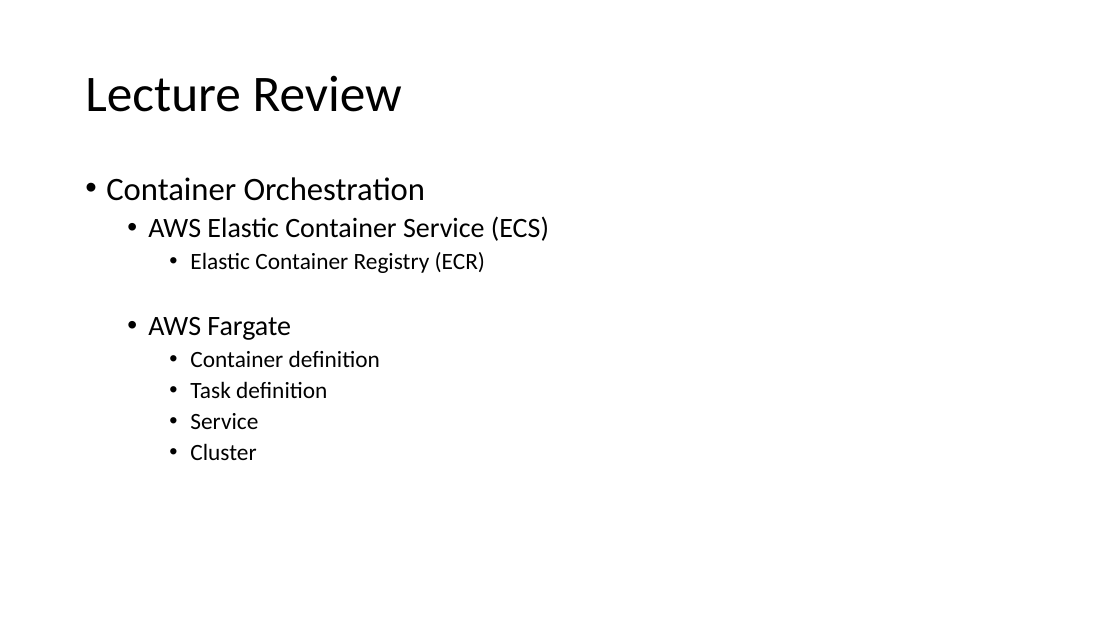
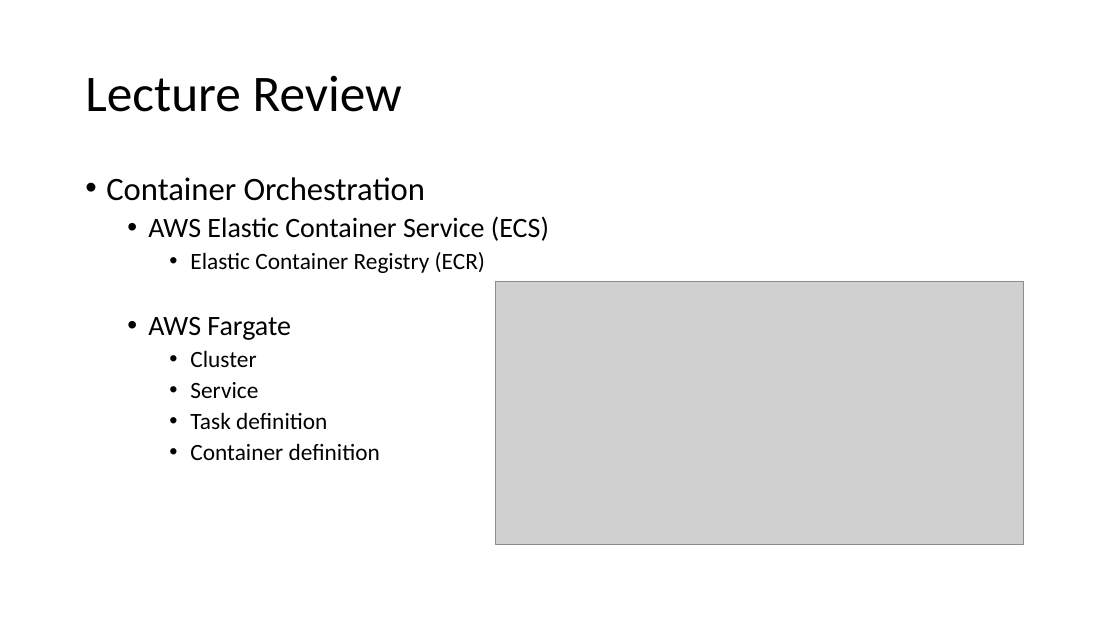
Before and after one commit to jasondbaker/infrastructure-class, a slide deck: slide 4 of review/lecture-review-week-13.pptx. Drawn at 1120x630 pixels with LibreOffice and Linux fonts; fonts in the diff are those of the drawing; grey boxes stand for pictures. Boxes give left, top, right and bottom in pixels: in the first picture for what was removed or moved away, otherwise in the second. Text is boxed around its words. In the diff, an @@ line names an element or a change of style, - is before the commit and + after.

Commit message:
update week 13 review

```diff
--- a/review/lecture-review-week-13.pptx
+++ b/review/lecture-review-week-13.pptx
@@ picture added at (496,282,1023,545) @@
@@ text at (190,350,327,429): paragraphs added @@
+    • Cluster
+    • Service
+    • Task definition
@@ text at (190,381,327,460): paragraphs removed @@
-    • Task definition
-    • Service
-    • Cluster
```
